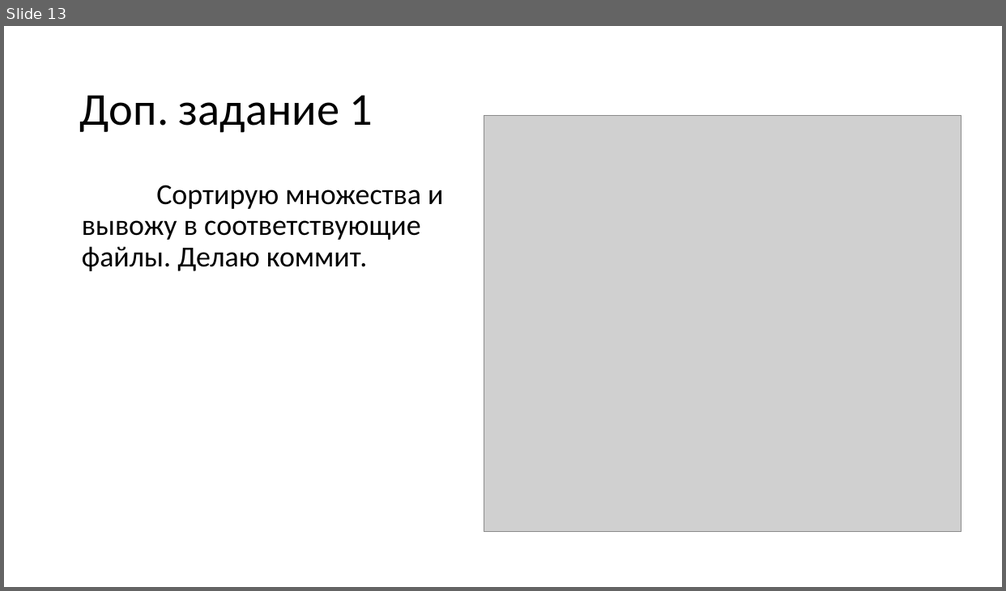
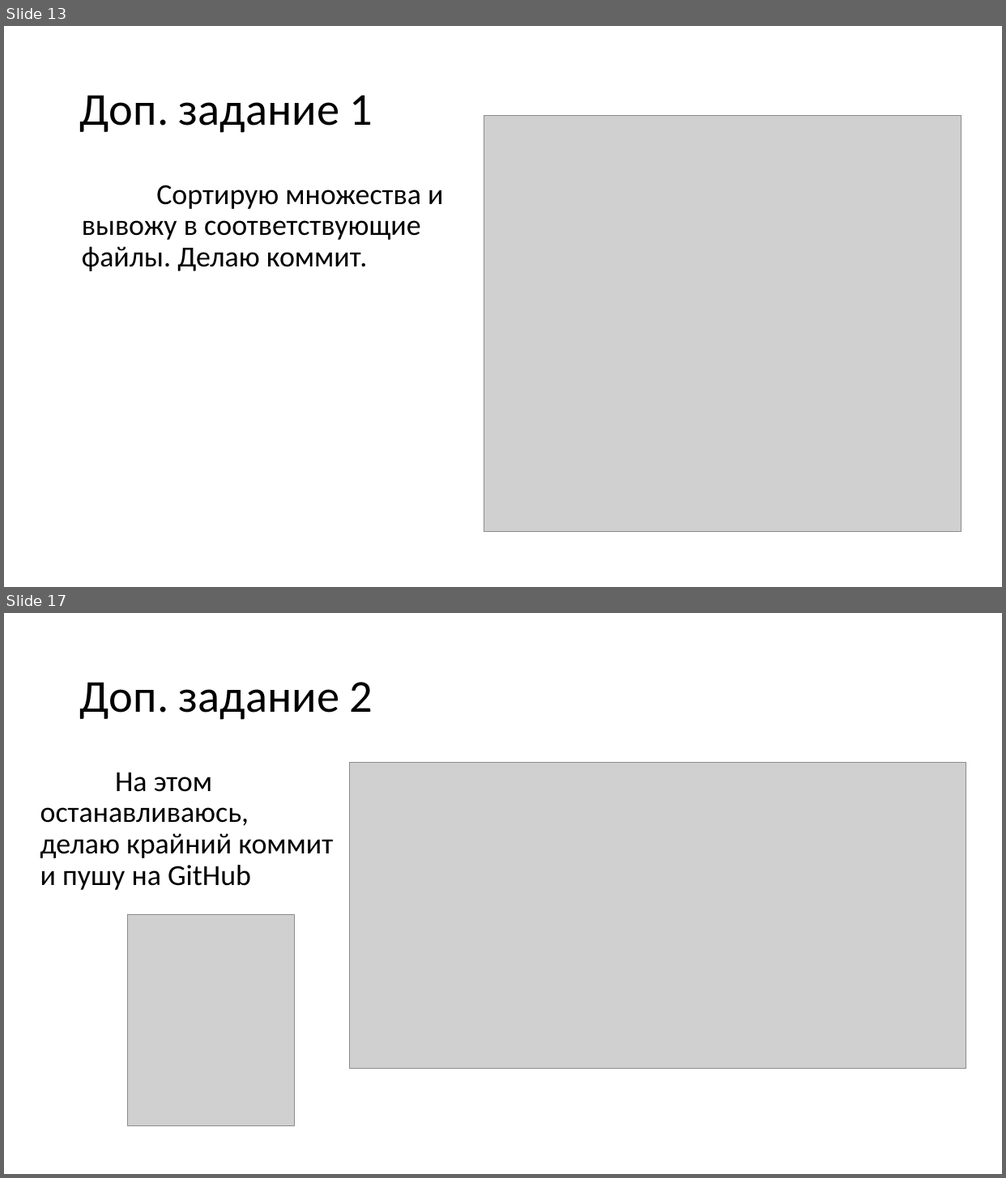
Before and after one commit to Stangenzirkel4/Lab-1, a slide deck: Отчет по лабораторной работе №1.pptx. Shown one above the other, each under a label of ours: slide 13 before the commit, slides 13 and 17 after it; the slides between them are not shown. The pictures are 1006x591 and 1006x1178 pixels, drawn with LibreOffice and Linux fonts; fonts in the diff are those of the drawing; grey boxes stand for pictures. Boxes give left, top, right and bottom in pixels: in the first picture for what was removed or moved away, otherwise in the second. Text is boxed around its words. In the diff, an @@ line names an element or a change of style, - is before the commit and + after.

```diff
--- a/Отчет по лабораторной работе №1.pptx
+++ b/Отчет по лабораторной работе №1.pptx
@@ slide 17 added at <box>4,613,1002,1174</box>, background #FFFFFF @@
@@ title added at <box>80,682,373,720</box>, 44 pt, text #000000 @@
+Доп. задание 2
@@ text added at <box>40,773,333,890</box>, 28 pt, text #000000 @@
+На этом останавливаюсь, делаю крайний коммит и пушу на GitHub
@@ picture added at <box>350,763,967,1070</box> @@
@@ picture added at <box>127,914,295,1126</box> @@
```
Also in this commit, not shown: 1 slide changed, 3 other slides added, 1 slide removed.
